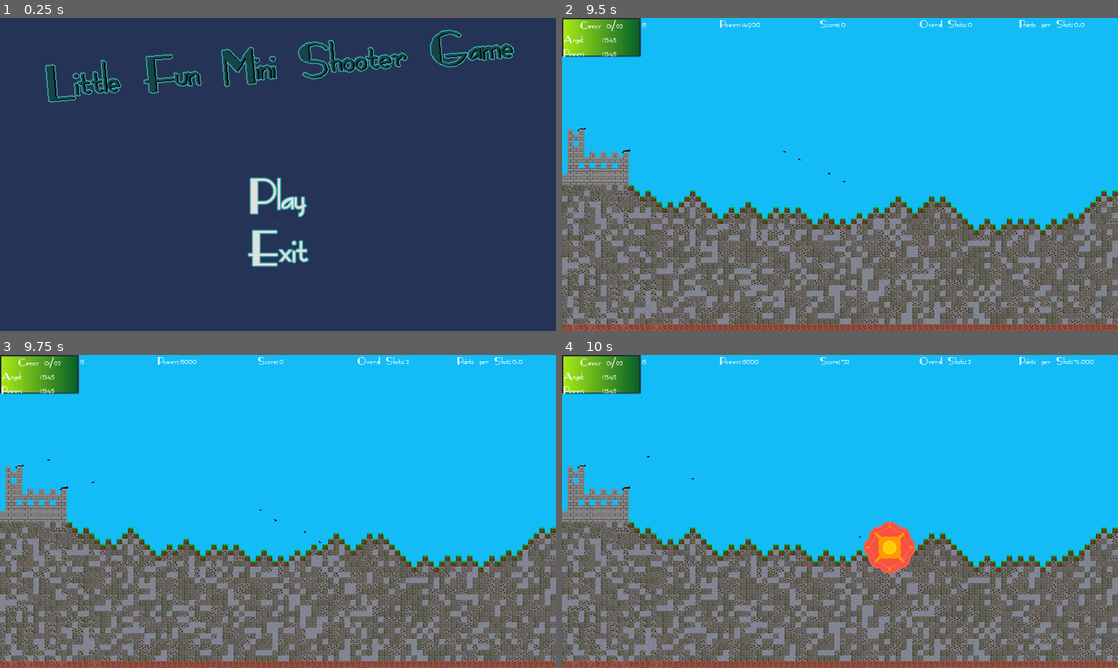
Above: before the commit, frames 1-4 (two rows, left to right).
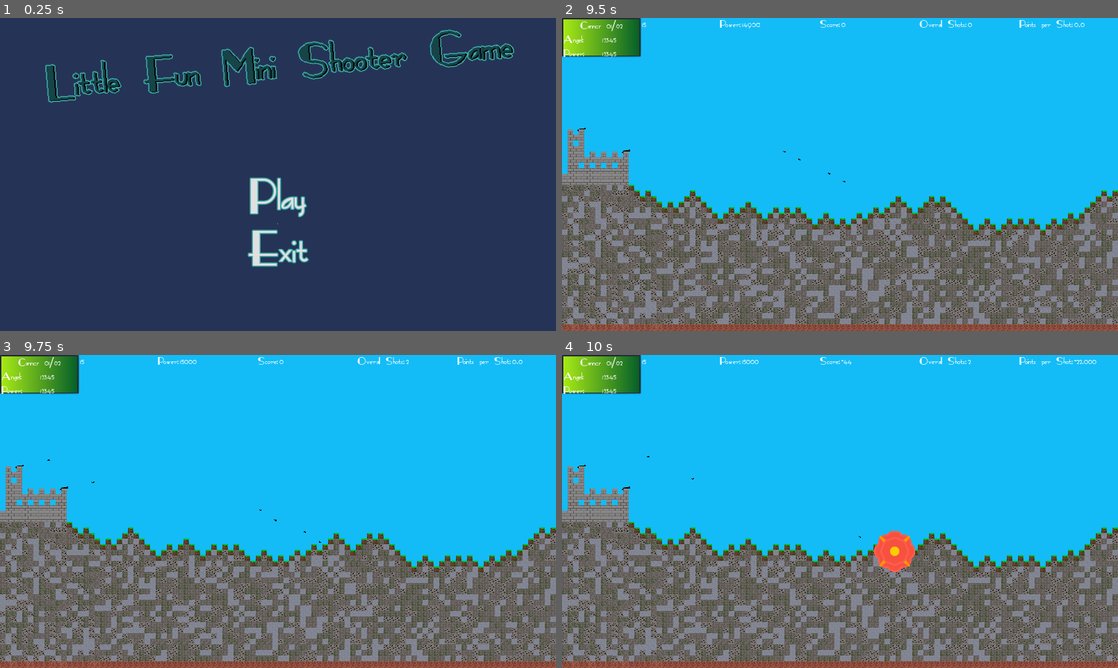
Above: after the commit, the same moments.

Repository: Coding-4Fun/Just4Fun_Mini_Shootergame
Game: Godot game, scene res://UI/MainMenuUI.tscn
Same seed, same stepped clock (60 frames per second), same inputs: the game is played once before the commit and once after it.
Inputs (mouse positions are in pixels of both pictures, inside the frame that each line leads up to):
- Up to frame 1 (0.25 s): no input
- Up to frame 2 (9.5 s): click "Play" at 0.5 s; click "Restart" at 1.25 s; click "Restart" at 2 s; click "Restart" at 2.75 s; click "Enable Target Timer" at 3.5 s; click "Back to Menu" at 4.25 s; click "Play" at 5 s; click "Settings" at 5.75 s; move the mouse to (962, 158) at 6.52 s; hold Right (ui_right) 6.53-7.28 s; tap Mouse wheel down (cannon_power_minus) at 6.6, 8.85 s; tap Enter at 7.25, 8.75 s; move the mouse to (728, 190) at 7.27 s; hold Down (ui_down) 7.28-8.03 s; tap Mouse wheel up (cannon_power_plus) at 7.35 s; tap Space (cannon_shoot) at 8, 8.1 s; move the mouse to (895, 105) at 8.02 s; hold Right (ui_right) 8.03-8.78 s; move the mouse to (812, 237) at 8.77 s; hold Up (ui_up) from 8.78 s (still down)
- Up to frame 3 (9.75 s): tap Space (cannon_shoot) at 9.5 s; move the mouse to (444, 558) at 9.52 s; release Up (ui_up) at 9.53 s; hold Left (ui_left) from 9.53 s (still down); tap Mouse wheel up (cannon_power_plus) at 9.6 s
- Up to frame 4 (10 s): keep holding Left (ui_left)

Frames 1-3 are identical in both runs. In frame 4, 0.8% of the frame differs, in the area x 50-97%, y 1-70%.
Error in both runs: Invalid set index 'text' (on base: 'null instance') with value of type 'String'. (res://Cannon/Cannon.gd:42)

Commit message:
Chg: Collision detrectio to body exit Chg: Try One Wy Collision

Diff:
--- a/CannonBall/Cannonball.gd
+++ b/CannonBall/Cannonball.gd
@@ -25,20 +25,31 @@
 		queue_free()
 
 
-func _on_Cannonball_body_entered(body):
-	SignalBus.emit_signal("exploded", position + transform.x * 37)
-	if body.is_in_group("Dummy") and body.has_method("_hit_ByBall"):
-		body._hit_ByBall()
-	if body.is_in_group("Ground"):
-		SignalBus.emit_signal("GroundHit")
-	queue_free()
+func _on_Cannonball_body_entered(_body):
+	pass
 
 
 func _on_Bullet_exploded(pos):
 	var e = Preloads.Explosion.instance()
 	Preloads.PlayerLeft.add_child(e)
 	e.position = pos
+#	yield(e, "animation_finished")
 
 
 func _on_Ground_Hited() -> void:
 	SignalBus.emit_signal("UIScoreChange", -2)
+
+
+func _on_Cannonball_body_exited(body):
+	$collisionShape2D.set_deferred("disabled", true)
+	SignalBus.emit_signal("exploded", position + transform.x * 37)
+#	yield(get_tree(), "idle_frame")
+	call_deferred("queue_free")
+	if body.is_in_group("Dummy") and body.has_method("_hit_ByBall"):
+		body._hit_ByBall()
+	if body.is_in_group("Ground"):
+		SignalBus.emit_signal("GroundHit")
+#	call_deferred("set", "disabled", "true")
+#	yield(get_tree(), "idle_frame")
+#	queue_free()
+	pass # Replace with function body.
--- a/CannonBall/Cannonball.tscn
+++ b/CannonBall/Cannonball.tscn
@@ -18,5 +18,8 @@
 
 [node name="collisionShape2D" type="CollisionShape2D" parent="."]
 shape = SubResource( 1 )
+one_way_collision = true
+one_way_collision_margin = 3.0
 
 [connection signal="body_entered" from="." to="." method="_on_Cannonball_body_entered"]
+[connection signal="body_exited" from="." to="." method="_on_Cannonball_body_exited"]
